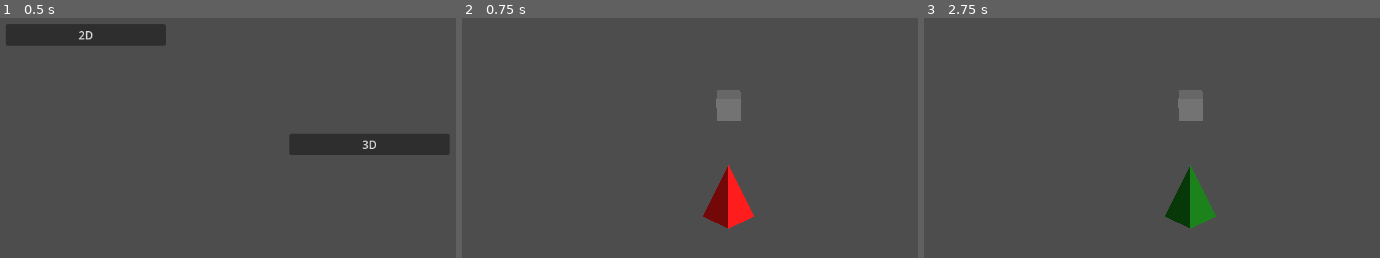
Above: before the commit, frames 1-3 (left to right).
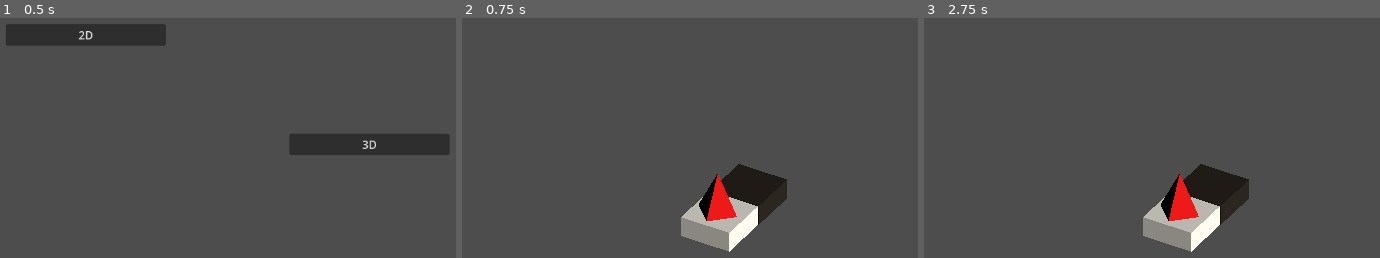
Above: after the commit, the same moments.

Repository: Lorenzo603/martian-chess
Game: Godot game, scene res://MainMenu.tscn
The game is run twice, just before and just after one commit, with the same random seed, the same clock (stepped at 60 frames per second) and the same inputs.
Inputs (mouse positions are in pixels of both pictures, inside the frame that each line leads up to):
- Up to frame 1 (0.5 s): no input
- Up to frame 2 (0.75 s): click "3D" at 0.5 s
- Up to frame 3 (2.75 s): tap Enter at 1.25 s; move the mouse to (1366, 70) at 1.27 s; hold Up (ui_up) 1.28-2 s; tap O at 1.35 s; click (1366, 70) at 1.42 s; tap Space at 2 s; drag from (1028, 116) to (1152, 183) at 2.02 s

Frame 1 is identical in both runs. In frame 2, 5.7% of the frame differs, in the area x 48-72%, y 30-98%; in frame 3, 5.8%.
Error after the commit: Parse Error: Expected indented block after function declaration. (res://3DVersion/Camera3D.gd:5)

Commit message:
added tile3d scene with changing material locally

Diff:
--- a/3DVersion/Camera3D.gd
+++ b/3DVersion/Camera3D.gd
@@ -1,10 +1,10 @@
 extends Camera3D
 
-@onready var pyr = $pyramid
+@onready var pyr = $Board/pyramid
 
 func _ready():
-	look_at(pyr.global_position)
+	#look_at(pyr.global_position)
 
-	await get_tree().create_timer(2).timeout
+	#await get_tree().create_timer(2).timeout
 
-	pyr.get_node("Cone").get_surface_override_material(0).albedo_color = Color.WEB_GREEN
+	#pyr.get_node("Cone").get_surface_override_material(0).albedo_color = Color.WEB_GREEN
--- a/3DVersion/Main3D.tscn
+++ b/3DVersion/Main3D.tscn
@@ -7,15 +7,23 @@
 [node name="Main3D" type="Node"]
 
 [node name="Camera3D" type="Camera3D" parent="."]
-transform = Transform3D(1, 0, 0, 0, 1, 0, 0, 0, 1, -0.011158, 4.77581, 11.2546)
+transform = Transform3D(1, 0, 0, 0, 0.835443, 0.549577, 0, -0.549577, 0.835443, -0.328289, 20.5951, 33.217)
+projection = 1
+size = 20.0
 script = ExtResource("1_1j2gp")
-
-[node name="Board" type="Node" parent="Camera3D"]
-
-[node name="MeshInstance3D" parent="Camera3D/Board" instance=ExtResource("2_ftos4")]
-
-[node name="pyramid" parent="Camera3D" instance=ExtResource("3_7h4q5")]
-transform = Transform3D(1, 0, 0, 0, 1, 0, 0, 0, 1, 0, -4.735, -11.261)
 
 [node name="DirectionalLight3D" type="DirectionalLight3D" parent="."]
 transform = Transform3D(0.518793, -0.532249, 0.669003, 0.269842, 0.844496, 0.462613, -0.811196, -0.0594755, 0.581742, 8.10246, 10.3273, 7.6004)
+
+[node name="Board" type="Node3D" parent="."]
+transform = Transform3D(0.861088, 0, -0.508455, 0, 1, 0, 0.508455, 0, 0.861088, -1.19382, -1.95782, 9.96326)
+
+[node name="pyramid" parent="Board" instance=ExtResource("3_7h4q5")]
+transform = Transform3D(1, 0, 0, 0, 1, 0, 0, 0, 1, 1.10493, 1.99863, 1.10319)
+
+[node name="Tile" parent="Board" instance=ExtResource("2_ftos4")]
+transform = Transform3D(2.5, 0, 0.00152719, 0, 1, 0, -0.00152719, 0, 2.5, 1.12392, 1.38974, 0.997628)
+
+[node name="Tile2" parent="Board" instance=ExtResource("2_ftos4")]
+transform = Transform3D(2.5, 0, 0.00152719, 0, 1, 0, -0.00152719, 0, 2.5, 1.14827, 1.38974, -1.53405)
+tile_color = Color(0.113725, 0.0745098, 0, 1)
--- /dev/null
+++ b/3DVersion/tile_3d.gd
@@ -0,0 +1,13 @@
+extends MeshInstance3D
+
+@export var piece: Node3D = null
+@export var tile_color: Color = Color.FLORAL_WHITE
+
+func get_piece():
+	return piece
+
+func set_piece(_piece):
+	self.piece = _piece
+
+func _ready():
+	get_surface_override_material(0).albedo_color = tile_color
--- a/3DVersion/tile_3d.tscn
+++ b/3DVersion/tile_3d.tscn
@@ -1,7 +1,15 @@
-[gd_scene load_steps=2 format=3 uid="uid://d3ry5qvl2rxbd"]
+[gd_scene load_steps=4 format=3 uid="uid://d3ry5qvl2rxbd"]
+
+[ext_resource type="Script" path="res://3DVersion/tile_3d.gd" id="1_yrrrf"]
 
 [sub_resource type="BoxMesh" id="BoxMesh_qtm1j"]
 
+[sub_resource type="StandardMaterial3D" id="StandardMaterial3D_v56v4"]
+resource_local_to_scene = true
+albedo_color = Color(1, 0.98, 0.94, 1)
+
 [node name="MeshInstance3D" type="MeshInstance3D"]
-transform = Transform3D(1, 0, 0, 0, 1, 0, 0, 0, 1, 0, -0.5, 0)
+transform = Transform3D(0.808, 0, 0, 0, 0.5, 0, 0, 0, 0.808, 0, -0.25, 0)
 mesh = SubResource("BoxMesh_qtm1j")
+surface_material_override/0 = SubResource("StandardMaterial3D_v56v4")
+script = ExtResource("1_yrrrf")
